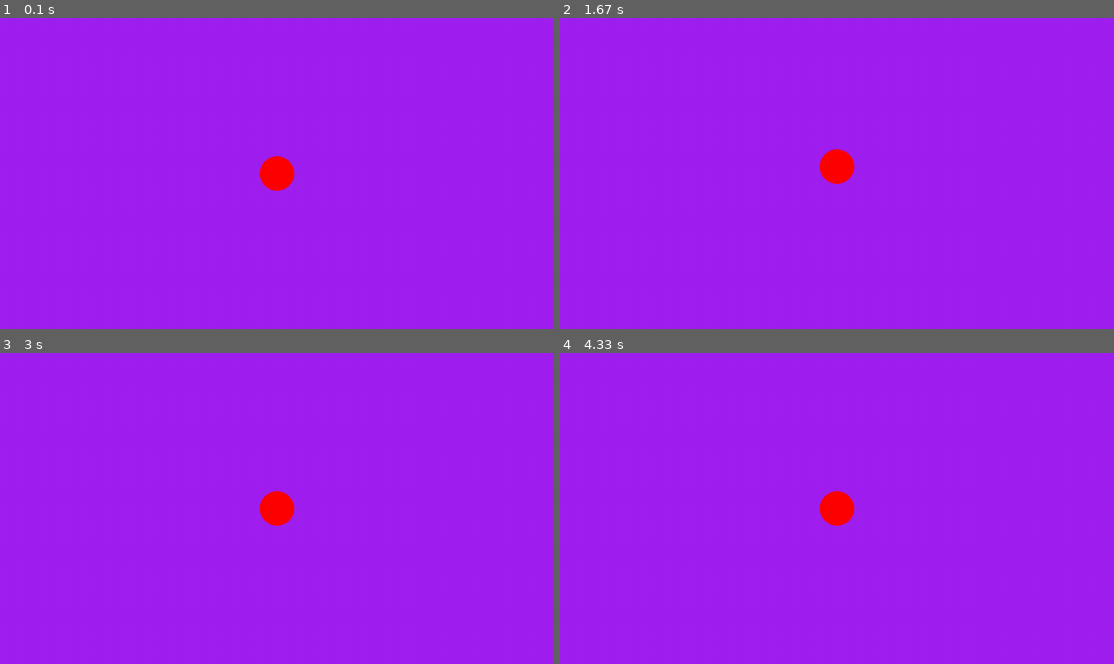
Above: before the commit, frames 1-4 (two rows, left to right).
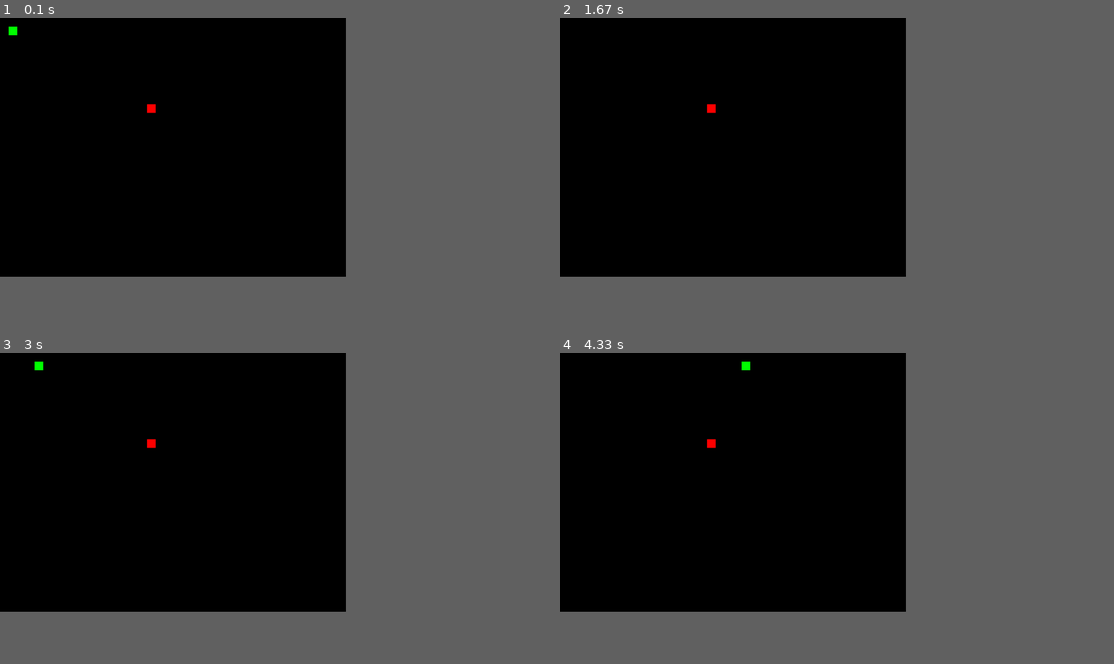
Above: after the commit, the same moments.

Repository: xanderboy2001/MyPyGame
Game: pygame game, started from first_game.py
The game is run twice, just before and just after one commit, with the same random seed, the same clock (stepped at 60 frames per second) and the same inputs.
Inputs:
- Up to frame 1 (0.1 s): no input
- Up to frame 2 (1.67 s): hold Z 0.33-0.8 s; hold Right 0.33-0.8 s; tap W at 0.83 s; tap Left at 1.17 s
- Up to frame 3 (3 s): tap S at 2 s; tap Right at 2.33 s
- Up to frame 4 (4.33 s): tap Z at 3.17, 3.57, 3.87 s
The window is 900x506 before the commit and 562x421 after it. Grey fills any space a smaller window leaves; there, only what the larger window draws over its background counts as a difference.

The runs differ from the first frame. In frame 1, 52% of the frame differs, in the area x 0-63%, y 0-84%; in frame 2, 52%; in frame 3, 52%; in frame 4, 52%.

Commit message:
Did my own work this time

Diff:
--- a/first_game.py
+++ b/first_game.py
@@ -1,40 +1,121 @@
-import sys
 import pygame
 from pygame.locals import *
+from random import randint
+from typing import Tuple
 
-# pygame setup
-pygame.init()
-screen = pygame.display.set_mode((1280, 720))
-clock = pygame.time.Clock()
-running = True
-dt = 0
 
-player_pos = pygame.Vector2(screen.get_width() / 2, screen.get_height() / 2)
+class Snake:
+    def __init__(
+        self, color: str = "GREEN", init_direction: str = "RIGHT", size: int = 20
+    ):
+        self.head = pygame.Rect((20, 20), (size, size))
+        self.direction = init_direction
+        self.color = color
+        self.size = size
+        self.parts = []
+        self.parts.append(self.head)
 
-while True:
-    for event in pygame.event.get():
-        if event.type == pygame.QUIT:
-            sys.exit()
 
-    # fill the screen with a color to wipe away anything from last frame
-    screen.fill("purple")
+class Apple:
+    def __init__(
+        self, old_position: pygame.Vector2 = None, color: str = "RED", size: int = 20
+    ):
+        while True:
+            x_pos = randint(0, pygame.display.get_surface().get_width() // size) * size
+            y_pos = randint(0, pygame.display.get_surface().get_height() // size) * size
+            new_position = pygame.Vector2(x_pos, y_pos)
+            if new_position != old_position:
+                break
+        self.color = color
+        self.rect = pygame.Rect(new_position, (size, size))
 
-    pygame.draw.circle(screen, "red", player_pos, 40)
 
-    keys = pygame.key.get_pressed()
-    if keys[pygame.K_w]:
-        player_pos.y -= 300 * dt
-    if keys[pygame.K_s]:
-        player_pos.y += 300 * dt
-    if keys[pygame.K_a]:
-        player_pos.x -= 300 * dt
-    if keys[pygame.K_d]:
-        player_pos.x += 300 * dt
+class Game:
+    def __init__(self):
+        pygame.init()
+        flags = pygame.NOFRAME
+        self.screen = pygame.display.set_mode((800, 600), flags, vsync=1)
+        self.clock = pygame.time.Clock()
+        self.move_delay = 200
+        self.last_move_time = pygame.time.get_ticks()
+        self.snake = Snake()
+        self.apple = Apple()
+        self.counter = 0
+        self.min_move_delay = 50
+        self.move_delay_step = 50
 
-    # flip() the display to put your work on screen
-    pygame.display.flip()
+    def handle_input(self, events):
+        key_to_direction = {
+            pygame.K_UP: "UP",
+            pygame.K_w: "UP",
+            pygame.K_DOWN: "DOWN",
+            pygame.K_s: "DOWN",
+            pygame.K_LEFT: "LEFT",
+            pygame.K_a: "LEFT",
+            pygame.K_RIGHT: "RIGHT",
+            pygame.K_d: "RIGHT",
+        }
+        for event in events:
+            if event.type == pygame.KEYDOWN:
+                if event.key in key_to_direction:
+                    new_direction = key_to_direction[event.key]
+                    if (
+                        (new_direction == "UP" and self.snake.direction != "DOWN")
+                        or (new_direction == "DOWN" and self.snake.direction != "UP")
+                        or (new_direction == "LEFT" and self.snake.direction != "RIGHT")
+                        or (new_direction == "RIGHT" and self.snake.direction != "LEFT")
+                    ):
+                        self.snake.direction = new_direction
+                elif event.key == pygame.K_z:
+                    self.counter += 1
+                    print(f"Z key pressed {self.counter} times!")
+                    self.move_delay = max(
+                        self.min_move_delay, self.move_delay - self.move_delay_step
+                    )
+                    print(f"Snake speed increased! Move delay: {self.move_delay}ms")
 
-    # limits FPS to 60
-    # dt is delta time in seconds since last frame, used for framerate-
-    # independent physics.
-    dt = clock.tick(60) / 1000
+    def move_snake(self):
+        current_time = pygame.time.get_ticks()
+        if current_time - self.last_move_time <= self.move_delay:
+            return
+
+        if self.snake.direction == "UP":
+            self.snake.head.y -= self.snake.size
+        if self.snake.direction == "DOWN":
+            self.snake.head.y += self.snake.size
+        if self.snake.direction == "LEFT":
+            self.snake.head.x -= self.snake.size
+        if self.snake.direction == "RIGHT":
+            self.snake.head.x += self.snake.size
+
+        if self.snake.head.colliderect(self.apple.rect):
+            print("Apple Eaten!")
+            self.apple = Apple()
+        self.last_move_time = current_time
+
+    def draw(self):
+        self.screen.fill("black")
+        pygame.draw.rect(self.screen, self.snake.color, self.snake.head)
+        pygame.draw.rect(self.screen, self.apple.color, self.apple.rect)
+        pygame.display.flip()
+
+    def run(self):
+        running = True
+        while running:
+            events = pygame.event.get()
+            for event in events:
+                if event.type == pygame.QUIT or (
+                    event.type == pygame.KEYDOWN and event.key == pygame.K_ESCAPE
+                ):
+                    running = False
+            self.handle_input(events)
+            self.move_snake()
+            self.draw()
+            self.clock.tick(60)
+
+        pygame.quit()
+
+
+if __name__ == "__main__":
+    game = Game()
+    game.run()
